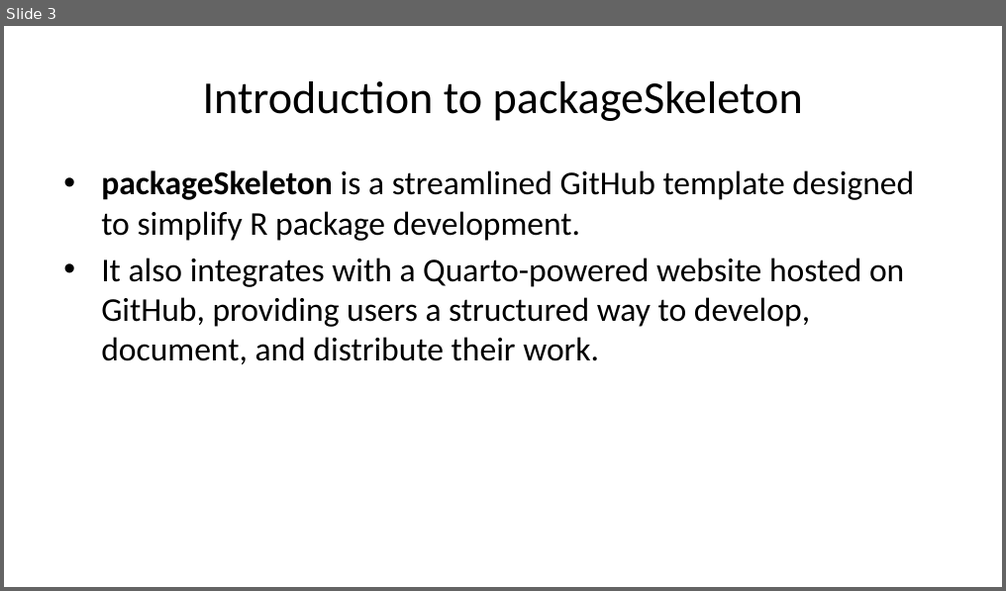
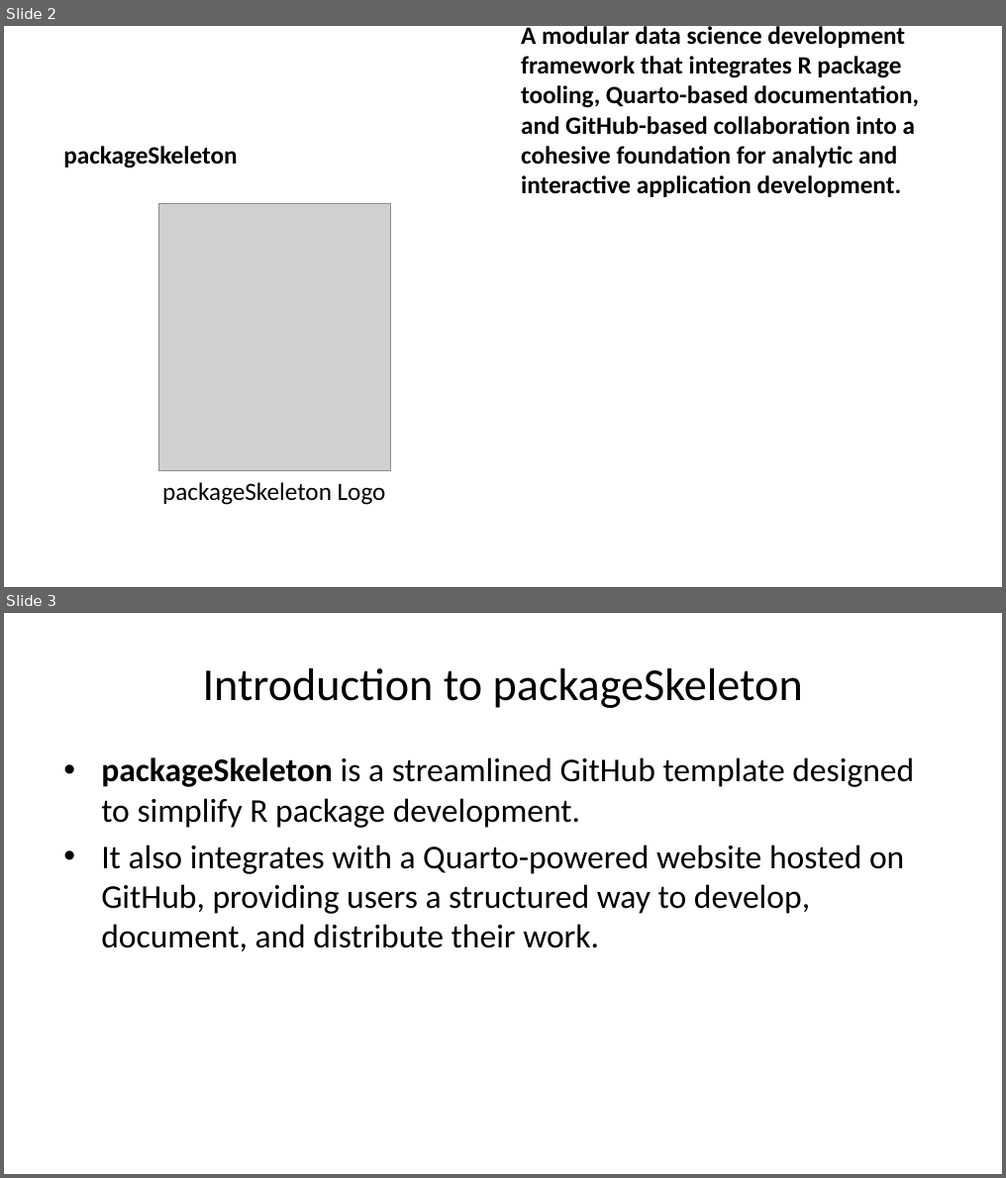
Before and after one commit to dbetebenner/packageSkeleton, a slide deck: docs/content/presentations/packageSkeleton_Presentation.pptx. Shown one above the other, each under a label of ours: slide 3 before the commit, slides 2 and 3 after it. The pictures are 1006x591 and 1006x1178 pixels, drawn with LibreOffice and Linux fonts; fonts in the diff are those of the drawing; grey boxes stand for pictures. Boxes give left, top, right and bottom in pixels: in the first picture for what was removed or moved away, otherwise in the second. Text is boxed around its words. In the diff, an @@ line names an element or a change of style, - is before the commit and + after.

```diff
--- a/docs/content/presentations/packageSkeleton_Presentation.pptx
+++ b/docs/content/presentations/packageSkeleton_Presentation.pptx
@@ slide 2 added at (x1=4, y1=26, x2=1002, y2=587), background #FFFFFF @@
@@ text added at (x1=521, y1=26, x2=919, y2=197), 18 pt, text #000000, bold @@
+A modular data science development framework that integrates R package tooling, Quarto-based documentation, and GitHub-based collaboration into a cohesive foundation for analytic and interactive application development.
@@ text added at (x1=63, y1=146, x2=237, y2=169), 18 pt, text #000000, bold @@
+packageSkeleton
@@ picture added at (x1=159, y1=203, x2=391, y2=472) @@
@@ text added at (x1=162, y1=482, x2=386, y2=505), 18 pt, text #000000 @@
+packageSkeleton Logo
```
Also in this commit, not shown: 1 slide removed, 36 other files.
